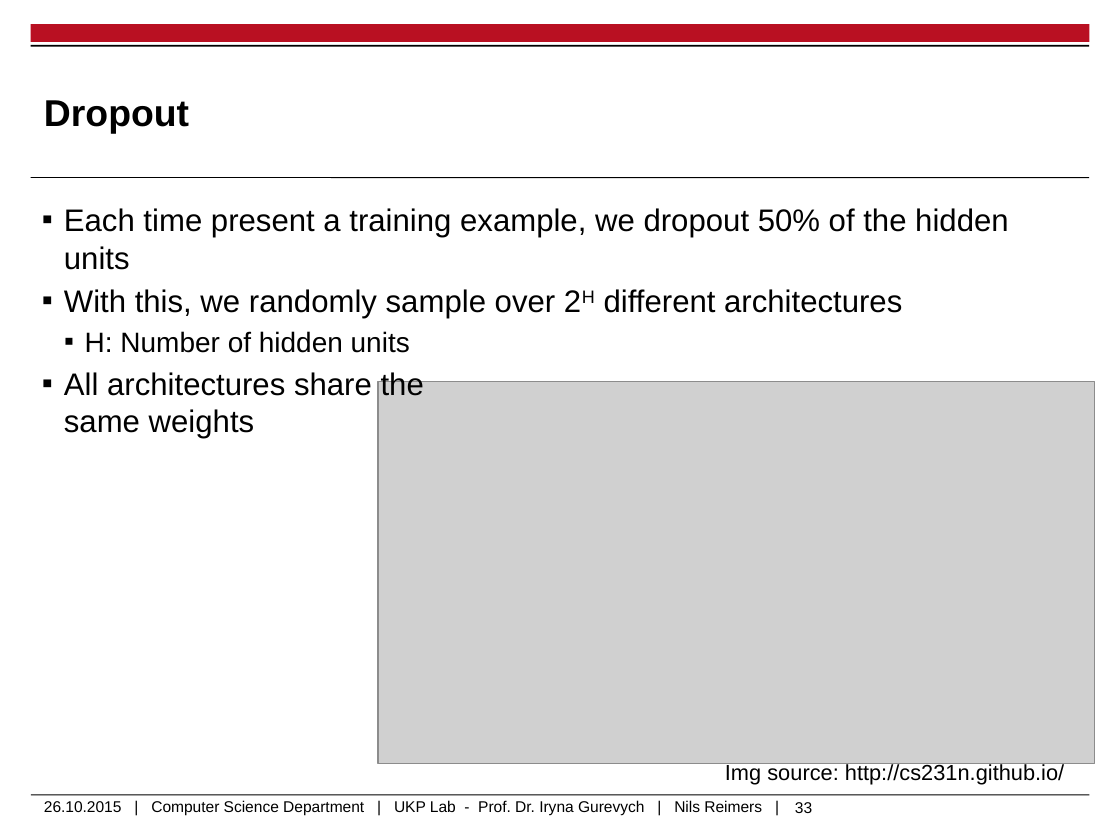
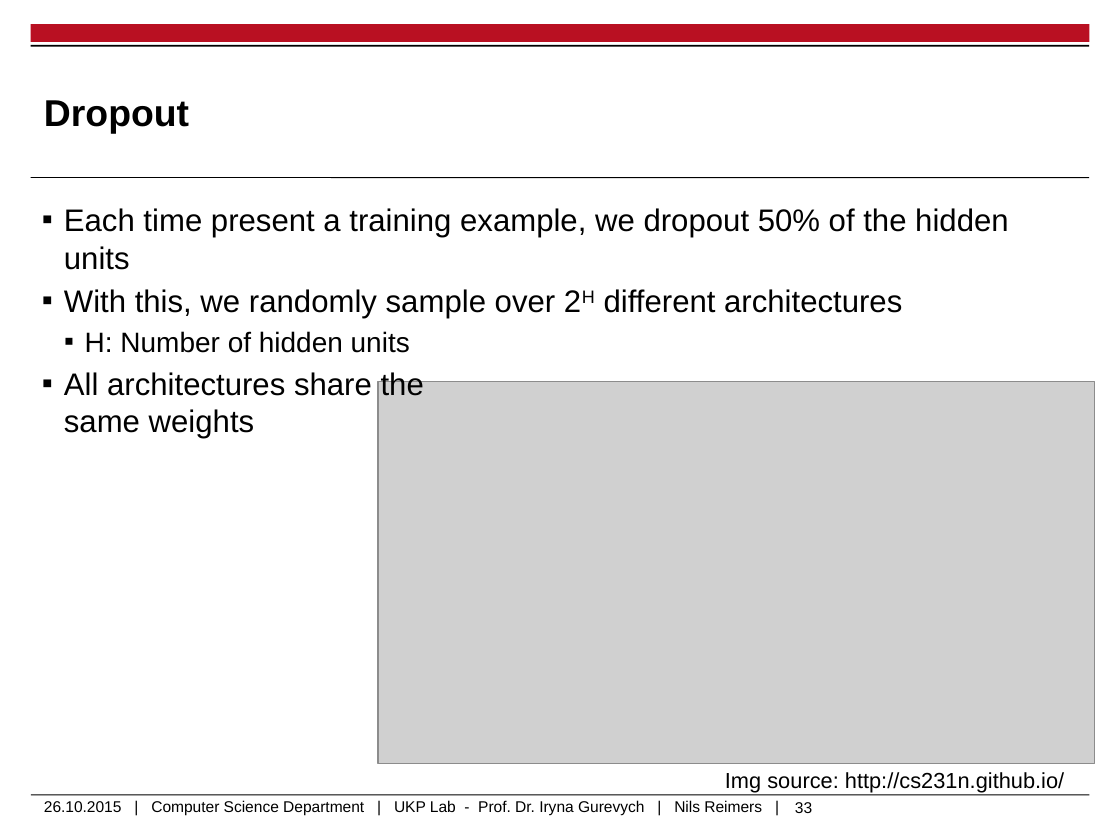
Before and after one commit to UKPLab/deeplearning4nlp-tutorial, a slide deck: slide 33 of 2015-10_Lecture/Lecture4/2015-10-26_Autoencoders_Recursive_NN.pptx. Drawn at 1120x840 pixels with LibreOffice and Linux fonts; fonts in the diff are those of the drawing; grey boxes stand for pictures; background and template pictures are left out. Boxes give left, top, right and bottom in pixels: in the first picture for what was removed or moved away, otherwise in the second. Text is boxed around its words. In the diff, an @@ line names an element or a change of style, - is before the commit and + after.

```diff
--- a/2015-10_Lecture/Lecture4/2015-10-26_Autoencoders_Recursive_NN.pptx
+++ b/2015-10_Lecture/Lecture4/2015-10-26_Autoencoders_Recursive_NN.pptx
@@ text "Img source: http://cs231n.github.io/": place and size @@
-text "Img source: http://cs231n.github.io/" at [725, 762, 1064, 784]
+text "Img source: http://cs231n.github.io/" at [725, 772, 1064, 793]
```
Also in this commit, not shown: 4 other slides changed, 5 other files.
